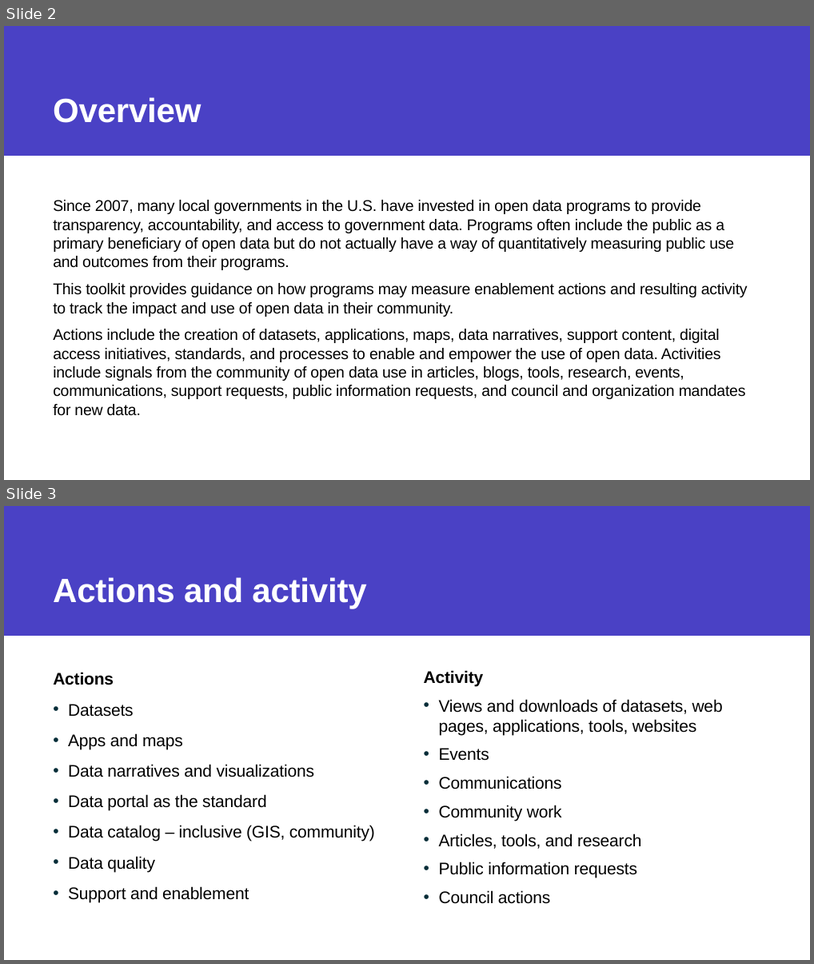
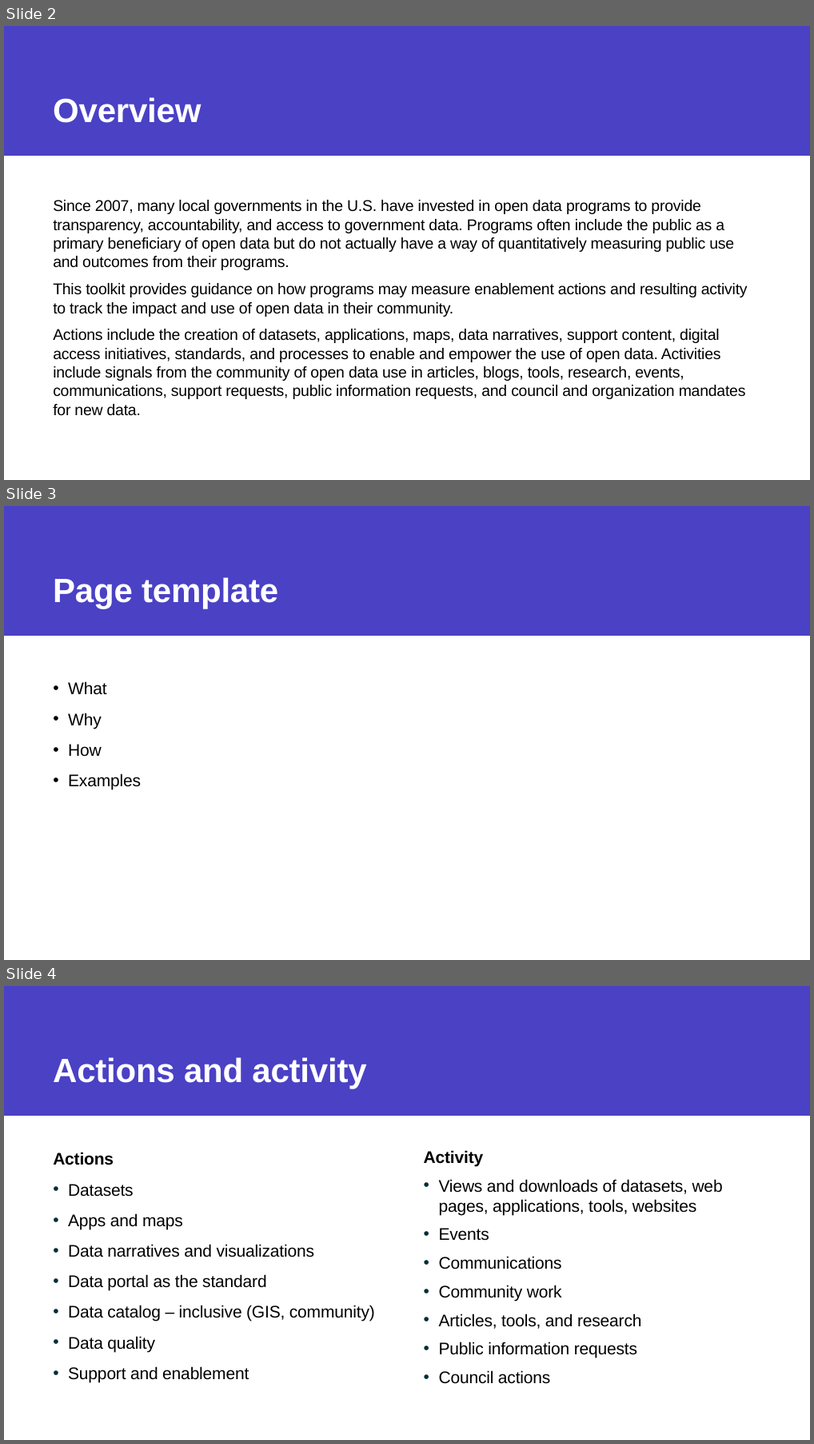
Before and after one commit to aliciatb/open-data-action-toolkit, a slide deck: _docs/toolkit_wireframe.pptx. Shown one above the other, each under a label of ours: slides 2 and 3 before the commit, slides 2, 3 and 4 after it. The pictures are 814x964 and 814x1444 pixels, drawn with LibreOffice and Linux fonts; fonts in the diff are those of the drawing. Boxes give left, top, right and bottom in pixels: in the first picture for what was removed or moved away, otherwise in the second. Text is boxed around its words. In the diff, an @@ line names an element or a change of style, - is before the commit and + after.

```diff
--- a/_docs/toolkit_wireframe.pptx
+++ b/_docs/toolkit_wireframe.pptx
@@ slide 3 added at <box>4,506,810,960</box>, background #FFFFFF; not listed: 1 template element that a slide beside it also shows @@
@@ title added at <box>53,577,278,609</box>, 40 pt, text #FFFFFF, bold @@
+Page template
@@ text added at <box>68,681,141,790</box>, 20 pt, text #000000 @@
+• What
+• Why
+• How
+• Examples
@@ what was slide 3 is now slide 4 @@
```
Also in this commit, not shown: 1 slide changed, 2 slides removed, 16 other files.
